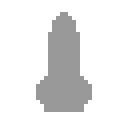
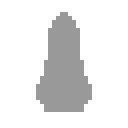
Two versions of the same layered image (128 × 128). Layer-by-layer changes:
painted on "Layer 0 copy" over [40, 28, 88, 80]
